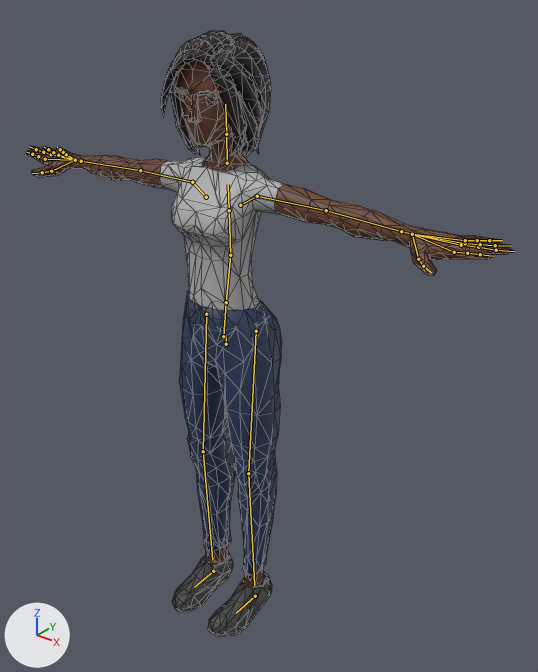
The glTF model js/models/avatars/club-crowd-f1.glb: old version first, new version second.
Before and after are seen from a 50 mm lens placed at (1.348, -1.549, 1.969), pointed at (0.137, -0.035, 1.03). Every picture has the same lights, and +X, +Y and +Z are marked at lower left. The picture after the commit comes second. The bones that change, and the others that lie on the model, are drawn over the model as lines. Mesh edges are drawn as thin lines.

Names of what the first picture shows: 'Casual_Body'.
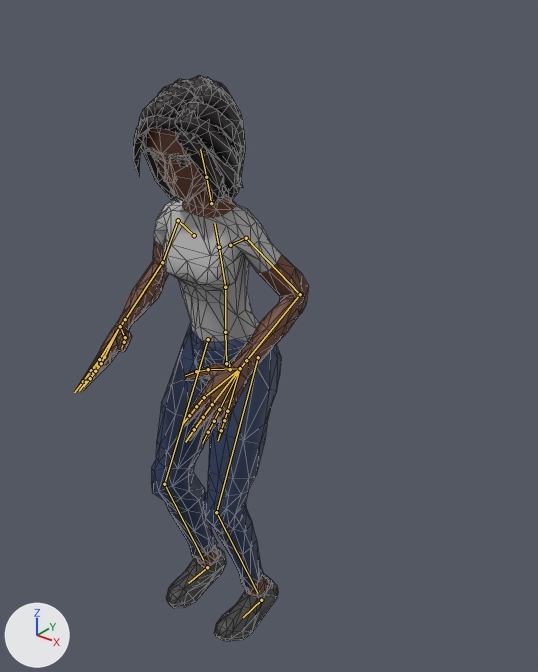
The newer file adds an action. The first version stands in its rest pose; the second is drawn at frame 13 of the action 'Groove_Skank'.

The change in detail:
Bone 'Body' (bone_body) moves from (0.0, 0.0, 0.0) to (0.009, -0.084, -0.004).
Bone 'Body' (bone_body) turns from (0, 0, 0) to (9, 2, -1) degrees about its own x, y and z.
Bone 'Abdomen' (bone_abdomen) turns from (0, 0, 0) to (1, 0, 0) degrees about its own x, y and z.
Bone 'Torso' (bone_torso) turns from (0, 0, 0) to (1, 0, 0) degrees about its own x, y and z.
Bone 'Chest' (bone_chest) turns from (0, 0, 0) to (1, 0, 0) degrees about its own x, y and z.
Bone 'Neck' (bone_neck) turns from (0, 0, 0) to (2, -1, 0) degrees about its own x, y and z.
Bone 'Head' (bone_head) turns from (0, 0, 0) to (3, -2, 0) degrees about its own x, y and z.
Bone 'UpperArm.L' (bone_upperarm_l) turns from (0, 0, 0) to (-61, 23, -12) degrees about its own x, y and z.
Bone 'LowerArm.L' (bone_lowerarm_l) turns from (0, 0, 0) to (2, 1, -80) degrees about its own x, y and z.
Bone 'Wrist.L' (bone_wrist_l) turns from (0, 0, 0) to (-1, 0, -6) degrees about its own x, y and z.
Bone 'UpperArm.R' (bone_upperarm_r) turns from (0, 0, 0) to (-58, -15, 12) degrees about its own x, y and z.
Bone 'LowerArm.R' (bone_lowerarm_r) turns from (0, 0, 0) to (2, -1, 81) degrees about its own x, y and z.
Bone 'Wrist.R' (bone_wrist_r) turns from (0, 0, 0) to (-1, 0, 6) degrees about its own x, y and z.
Bone 'UpperLeg.L' (bone_upperleg_l) turns from (0, 0, 0) to (-30, 2, -2) degrees about its own x, y and z.
Bone 'LowerLeg.L' (bone_lowerleg_l) turns from (0, 0, 0) to (39, 1, 0) degrees about its own x, y and z.
Bone 'UpperLeg.R' (bone_upperleg_r) turns from (0, 0, 0) to (-29, 3, 1) degrees about its own x, y and z.
Bone 'LowerLeg.R' (bone_lowerleg_r) turns from (0, 0, 0) to (38, -1, 0) degrees about its own x, y and z.
Bone 'Foot.L' (bone_foot_l) moves from (0.0, 0.0, 0.0) to (0.03, 0.0, 0.0).
Bone 'Foot.R' (bone_foot_r) moves from (0.0, 0.0, 0.0) to (-0.03, 0.0, 0.0).

Changed parts and their boxes (x1, y1, x2, y2) in the pictures (538 x 672 px):
'Casual_Body', posed (52% narrower, 7% shorter)
    before: (26, 30, 512, 637)
    after: (76, 75, 308, 641)
bone 'Body', root to tip
    before: (226, 344) to (226, 335)
    after: (230, 369) to (229, 361)
bone 'Abdomen', root to tip
    before: (226, 302) to (230, 255)
    after: (225, 332) to (225, 287)
bone 'Torso', root to tip
    before: (230, 255) to (229, 210)
    after: (225, 287) to (219, 247)
bone 'Chest', root to tip
    before: (229, 210) to (228, 184)
    after: (219, 247) to (214, 223)
bone 'Neck', root to tip
    before: (227, 163) to (226, 134)
    after: (211, 203) to (206, 177)
bone 'Head', root to tip
    before: (226, 134) to (225, 104)
    after: (206, 177) to (200, 149)
bone 'UpperArm.L', root to tip
    before: (257, 196) to (326, 210)
    after: (246, 238) to (300, 294)
bone 'LowerArm.L', root to tip
    before: (326, 210) to (401, 231)
    after: (300, 294) to (246, 360)
bone 'Wrist.L', root to tip
    before: (401, 231) to (412, 234)
    after: (246, 360) to (240, 368)
bone 'UpperArm.R', root to tip
    before: (192, 182) to (140, 170)
    after: (178, 220) to (162, 262)
bone 'LowerArm.R', root to tip
    before: (140, 170) to (81, 161)
    after: (162, 262) to (125, 319)
bone 'Wrist.R', root to tip
    before: (81, 161) to (75, 160)
    after: (125, 319) to (120, 326)
bone 'UpperLeg.L', root to tip
    before: (256, 331) to (248, 473)
    after: (258, 357) to (216, 512)
bone 'LowerLeg.L', root to tip
    before: (248, 473) to (254, 585)
    after: (216, 512) to (257, 592)
bone 'UpperLeg.R', root to tip
    before: (206, 314) to (203, 451)
    after: (208, 339) to (164, 484)
bone 'LowerLeg.R', root to tip
    before: (203, 451) to (212, 560)
    after: (164, 484) to (203, 560)
bone 'Foot.L', root to tip
    before: (255, 596) to (236, 613)
    after: (261, 600) to (243, 617)
bone 'Foot.R', root to tip
    before: (213, 571) to (194, 587)
    after: (207, 567) to (188, 583)
